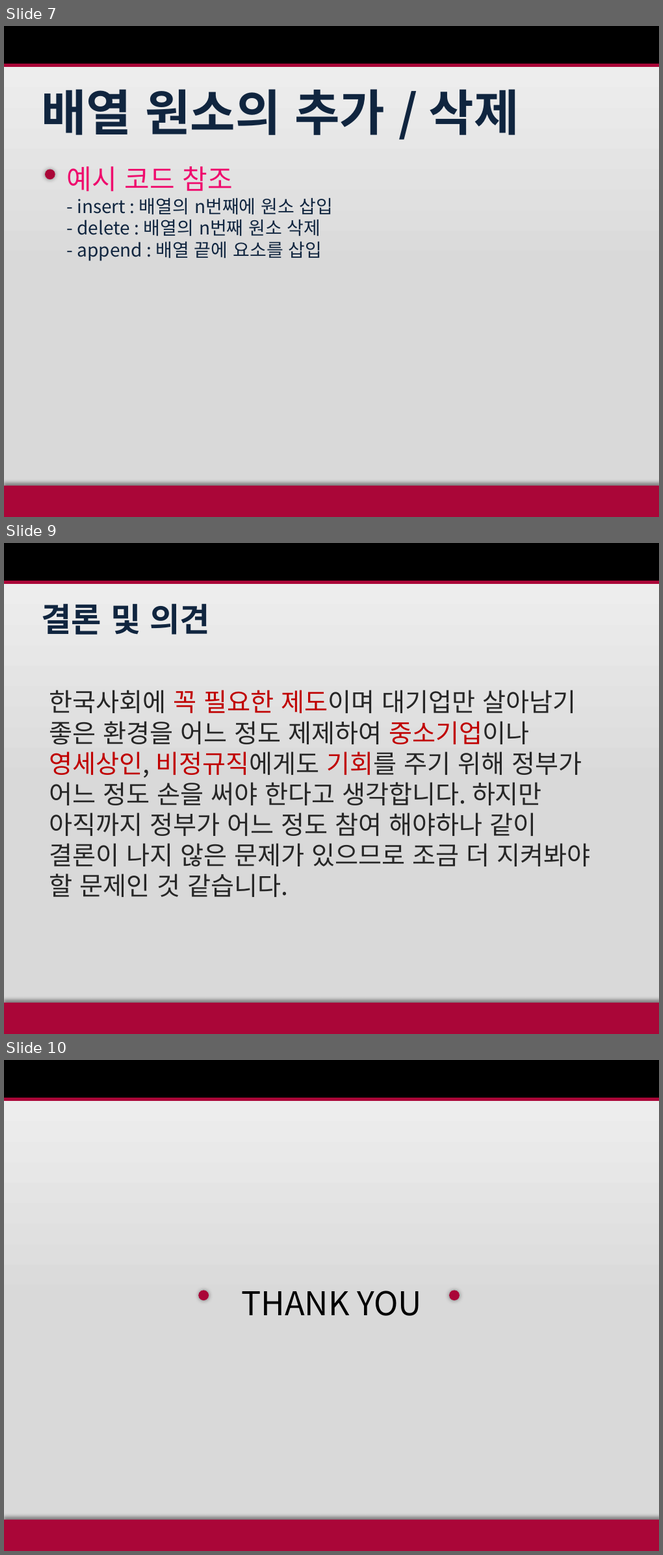
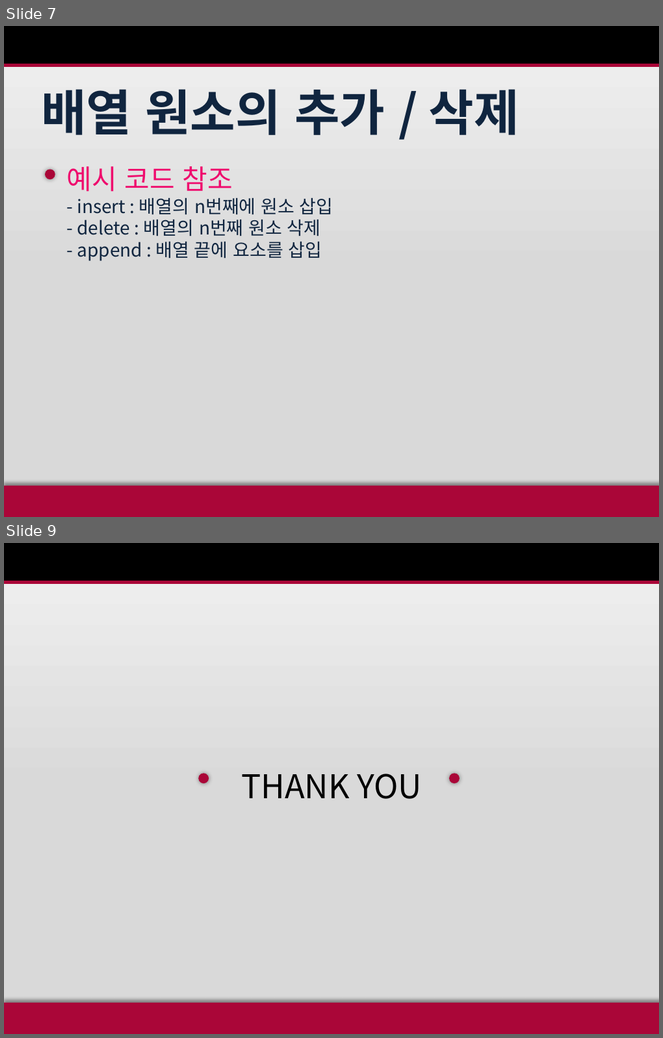
Before and after one commit to EnBalor/study, a slide deck: 배열.pptx. Shown one above the other, each under a label of ours: slides 7, 9 and 10 before the commit, slides 7 and 9 after it; the slides between them are not shown. The pictures are 663x1555 and 663x1038 pixels, drawn with LibreOffice and Linux fonts; fonts in the diff are those of the drawing. Boxes give left, top, right and bottom in pixels: in the first picture for what was removed or moved away, otherwise in the second. Text is boxed around its words. In the diff, an @@ line names an element or a change of style, - is before the commit and + after.

```diff
--- a/배열.pptx
+++ b/배열.pptx
@@ slide 9 removed at box(4, 543, 659, 1034), background gradient #F2F2F2 to #D9D9D9 @@
@@ rectangle removed at box(4, 543, 659, 583) @@
@@ rectangle removed at box(4, 580, 659, 583) @@
@@ text removed at box(41, 603, 211, 635) @@
-결론 및 의견
@@ text removed at box(49, 690, 590, 897) @@
-한국사회에 꼭 필요한 제도이며 대기업만 살아남기 좋은 환경을 어느 정도 제제하여 중소기업이나 영세상인, 비정규직에게도 기회를 주기 위해 정부가 어느 정도 손을 써야 한다고 생각합니다. 하지만 아직까지 정부가 어느 정도 참여 해야하나 같이 결론이 나지 않은 문제가 있으므로 조금 더 지켜봐야 할 문제인 것 같습니다.
@@ rectangle removed at box(4, 1003, 659, 1034) @@
@@ what was slide 10 is now slide 9 @@
```
Also in this commit, not shown: 3 slides changed, 31 other files.
